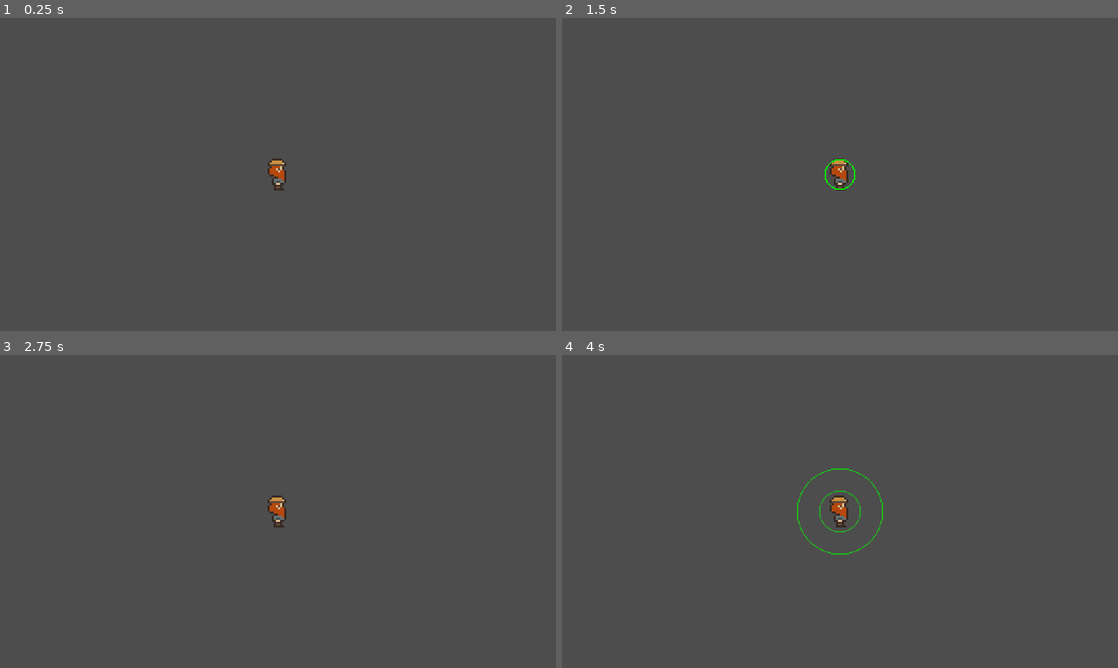
Above: before the commit, frames 1-4 (two rows, left to right).
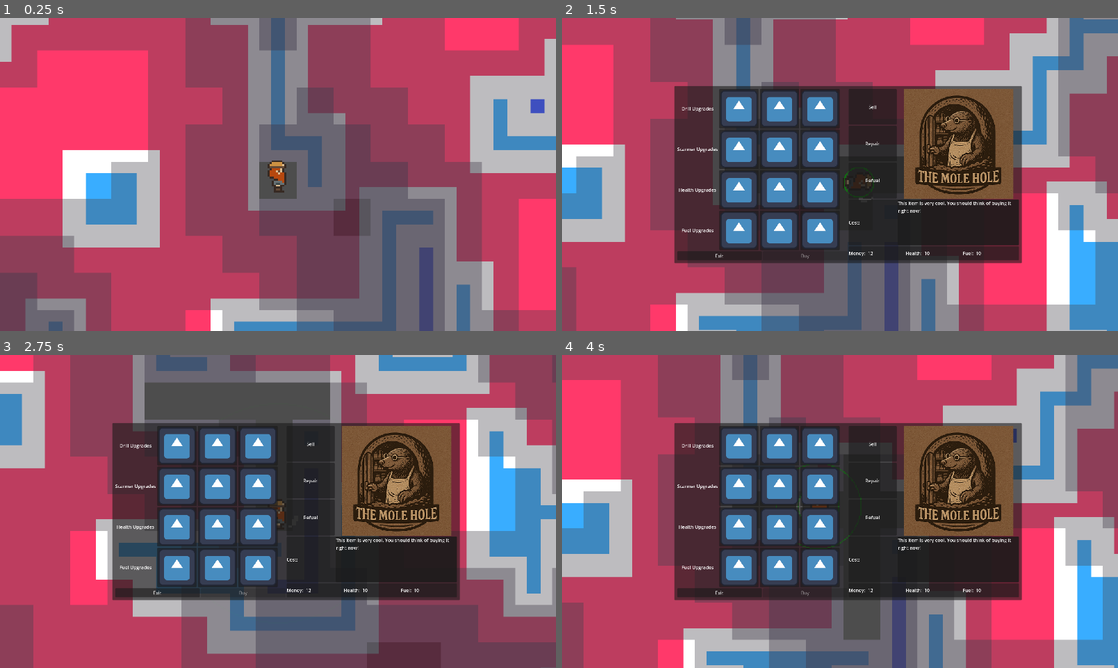
Above: after the commit, the same moments.

Repository: VileOar/ludum-dare-57
Game: Godot game, scene res://levels/main_level.tscn
The game is run twice, just before and just after one commit, with the same random seed, the same clock (stepped at 60 frames per second) and the same inputs. The engine's default icon, where the game draws it, is replaced by a stand-in: a white triangle on a blue panel in a dark square.
Inputs:
- Up to frame 1 (0.25 s): no input
- Up to frame 2 (1.5 s): hold D (MoveRight) 0.53-1.28 s; hold E (Interact, bound only after the commit) 0.53-1.28 s; hold S (MoveDown) from 1.28 s (still down); tap Space (RadarPulse) at 1.35 s
- Up to frame 3 (2.75 s): tap E (Interact, bound only after the commit) at 1.55 s; release S (MoveDown) at 2.03 s; hold D (MoveRight) from 2.03 s (still down); hold E (Interact, bound only after the commit) from 2.03 s (still down)
- Up to frame 4 (4 s): release D (MoveRight) at 2.78 s; release E (Interact, bound only after the commit) at 2.78 s; hold W (MoveUp) 2.78-3.53 s; tap E (Interact, bound only after the commit) at 2.85 s; hold A (MoveLeft) from 3.53 s (still down); hold E (Interact, bound only after the commit) from 3.53 s (still down); tap Space (RadarPulse) at 3.6 s

The runs differ from the first frame. In frame 1, 99% of the frame differs, in the area x 0-100%, y 0-100%; in frame 2, 95%; in frame 3, 89%; in frame 4, 94%.
Error before the commit: Parse Error: Identifier "Signals" not declared in the current scope. (res://src/autoloads/Global.gd:45)

Commit message:
Post merge fixes

Diff:
--- a/levels/main_level.tscn
+++ b/levels/main_level.tscn
@@ -10,4 +10,8 @@
 
 [node name="Player" parent="." instance=ExtResource("2_0vhbo")]
 position = Vector2(960, 540)
-motion_mode = 1
+
+[node name="CanvasLayer" type="CanvasLayer" parent="."]
+
+[node name="Shop" parent="CanvasLayer" instance=ExtResource("3_ldao0")]
+visible = false
--- a/project.godot
+++ b/project.godot
@@ -19,6 +19,7 @@
 
 AudioController="*res://src/audio_controller/audio_controller.tscn"
 Global="*res://src/autoloads/Global.gd"
+Signals="*res://src/autoloads/Signals.gd"
 
 [display]
 
@@ -57,6 +58,11 @@
 "events": [Object(InputEventKey,"resource_local_to_scene":false,"resource_name":"","device":0,"window_id":0,"alt_presse …(189 unchanged characters)…
 ]
 }
+Interact={
+"deadzone": 0.2,
+"events": [Object(InputEventKey,"resource_local_to_scene":false,"resource_name":"","device":-1,"window_id":0,"alt_pressed":false,"shift_pressed":false,"ctrl_pressed":false,"meta_pressed":false,"pressed":false,"keycode":0,"physical_keycode":69,"key_label":0,"unicode":101,"location":0,"echo":false,"script":null)
+]
+}
 
 [rendering]
 
